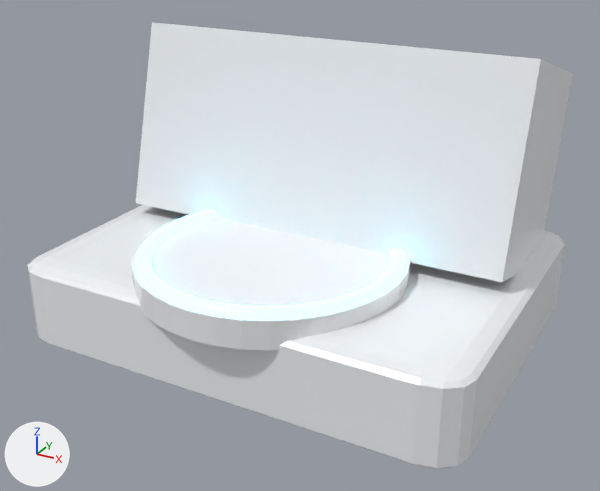
Before and after pictures for a commit that changed the glTF model public/models/diagnostic_scanner.glb.
Before and after are seen from a 50 mm camera at (3.4, -6.27, 3.93) aimed at (0.07, -0.22, 0.9). Arrows for +X, +Y and +Z are at lower left; the lights stay in place. The older version comes first. Where no turn or scale is listed for an object, it has been applied to the vertices.

The first picture shows 'GlowRing', 'LaserAperture', 'ScannerBase', 'ScannerDisplayTower'.
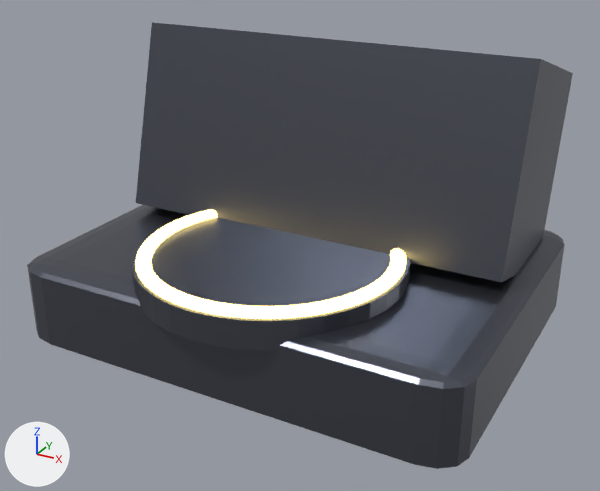
Location of each change, [x1, y1, x2, y2] in pixels of the pictures (600 x 491 px):
'ScannerDisplayTower', recoloured (white to grey)
    both: [136, 22, 573, 282]
'ScannerBase', recoloured (white to grey)
    both: [27, 205, 564, 469]
'LaserAperture', recoloured (darker)
    both: [131, 217, 410, 350]

What the commit changed:
Material 'DarkTitanium' (mat_darktitanium) is new.
Its base color is (0.12, 0.13, 0.16) (grey #61656f).
Its metallic is 0.85.
Its roughness is 0.32.
me_cylinder has 72 vertices, 140 faces and spans x -1.2..1.2, y -1.2..1.2, z -0.12..0.12.
me_cylinder no longer uses material mat_medicalwhite (white #f6f8fa).
me_cylinder gains material mat_darktitanium (grey #61656f).
me_cube_001 has 96 vertices, 188 faces and spans x -2.1..2.1, y -1.6..1.6, z -0.4..0.4.
me_cube_001 no longer uses material mat_medicalwhite (white #f6f8fa).
me_cube_001 gains material mat_darktitanium (grey #61656f).
me_cube_002 has 8 vertices, 12 faces and spans x -1.9..1.9, y -0.91..0.91, z -1.05..1.05.
me_cube_002 no longer uses material mat_medicalwhite (white #f6f8fa).
me_cube_002 gains material mat_darktitanium (grey #61656f).
